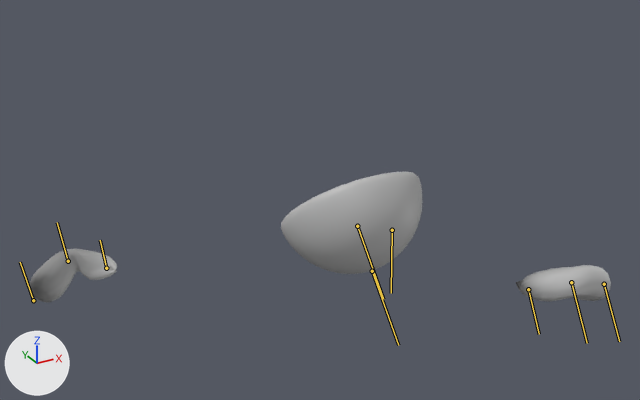
One commit to the FBX model Assets/Character/Animations/Hamburguesa_Top@Animaciones.fbx: the scene before it, then after it.
Before and after are seen from a 50 mm lens placed at (-3.83, -5.29, 3.04), pointed at (-0.53, 0.71, 0.04). Lighting does not change. The marker at lower left points along +X, +Y and +Z. Both versions are drawn at frame 201 of the action 'Take 001'; the numbers are the values there. The bones that bend it are drawn over the model as lines.

In view in the first picture: 'pan_superior_lowpoly'.
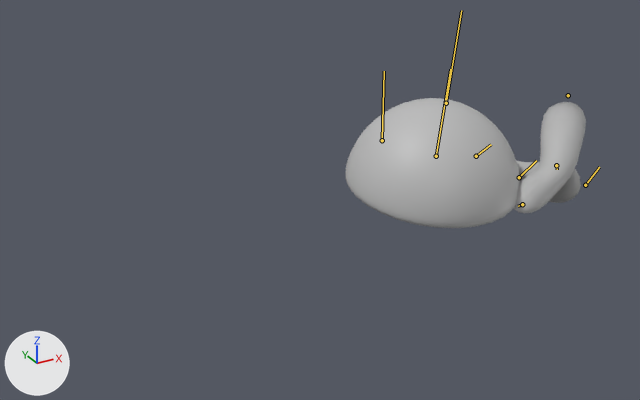
Boxes [x1, y1, x2, y2] around the edits, measured in the pictures (640 x 400 px):
'pan_superior_lowpoly', posed (59% narrower): before [29, 172, 611, 303]; after [346, 98, 586, 228]
bone 'BnH_Pan', root to tip: before (392, 230) to (391, 293); after (382, 140) to (384, 71)
bone 'Bn_CentroCabeza', root to tip: before (357, 226) to (383, 299); after (436, 156) to (450, 69)
bone 'Bn_I_Hombro', root to tip: before (528, 289) to (539, 334); after (476, 156) to (491, 144)
bone 'Bn_I_Codo', root to tip: before (571, 282) to (587, 343); after (519, 177) to (536, 160)
bone 'Bn_D_Hombro', root to tip: before (106, 268) to (100, 240); after (522, 204) to (518, 206)
bone 'Bn_D_Codo', root to tip: before (68, 261) to (57, 222); after (556, 165) to (557, 169)

The change, as a list of edits to the scene's bpy script:
```text
Change bone_bnh_pan:
    where bone_bnh_pan = bpy.data.objects['Rig_Superior'].pose.bones['BnH_Pan']
    bone_bnh_pan.location: (-3.9, -73.9, 25.7) -> (0.0, -2.7, 0.0)
    bone_bnh_pan.rotation_quaternion: (-0.016, -1.0, 0.0, 0.0) -> (-1.0, 0.0, 0.0, 0.0)  # degrees (178, 0, 0) -> degrees (0, 0, 0)
Change bone_bn_centrocabeza:
    where bone_bn_centrocabeza = bpy.data.objects['Rig_Superior'].pose.bones['Bn_CentroCabeza']  # child of 'BnH_Pan'
    bone_bn_centrocabeza.location: (0.0, 0.0, 0.0) -> (-4.6, -3.7, 24.2)
    bone_bn_centrocabeza.rotation_quaternion: (0.94, -0.34, 0.0, 0.0) -> (0.515, 0.045, 0.855, 0.044)  # degrees (-40, 0, 0) -> degrees (-15, 119, -15)
Change bone_bn_i_hombro:
    where bone_bn_i_hombro = bpy.data.objects['Rig_Superior'].pose.bones['Bn_I_Hombro']  # child of 'Bn_CentroCabeza'
    bone_bn_i_hombro.location: (9.3, 130.8, -82.2) -> (-91.5, 10.7, 52.0)
    bone_bn_i_hombro.rotation_quaternion: (0.984, -0.014, 0.158, 0.086) -> (0.089, 0.038, -0.664, -0.741)  # degrees (0, 18, 10) -> degrees (83, -4, -169)
Change bone_bn_i_codo:
    where bone_bn_i_codo = bpy.data.objects['Rig_Superior'].pose.bones['Bn_I_Codo']  # child of 'Bn_I_Hombro'
    bone_bn_i_codo.rotation_quaternion: (0.946, 0.0, -0.325, 0.0) -> (0.983, 0.0, -0.186, 0.0)  # degrees (0, -38, 0) -> degrees (0, -21, 0)
Change bone_bn_d_hombro:
    where bone_bn_d_hombro = bpy.data.objects['Rig_Superior'].pose.bones['Bn_D_Hombro']  # child of 'Bn_CentroCabeza'
    bone_bn_d_hombro.location: (-123.4, -15.9, 109.8) -> (10.9, 2.3, 16.7)
    bone_bn_d_hombro.rotation_quaternion: (0.495, -0.796, -0.104, 0.331) -> (0.664, -0.485, 0.516, -0.239)  # degrees (-109, 25, 33) -> degrees (-90, 27, -67)
Change bone_bn_d_codo:
    where bone_bn_d_codo = bpy.data.objects['Rig_Superior'].pose.bones['Bn_D_Codo']  # child of 'Bn_D_Hombro'
    bone_bn_d_codo.rotation_quaternion: (0.777, 0.0, 0.629, 0.0) -> (0.962, -0.039, 0.27, -0.023)  # degrees (0, 78, 0) -> degrees (-6, 31, -4)
```
